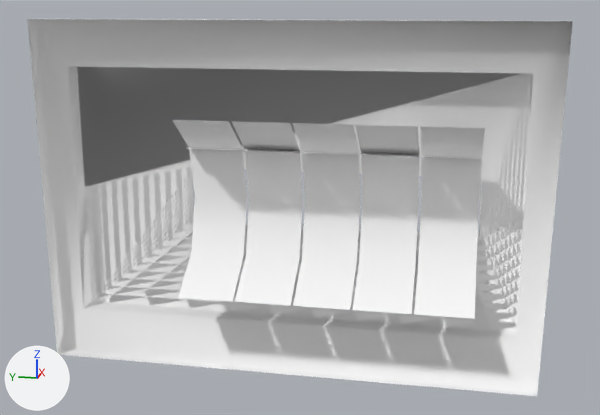
The Blender file dev/blender/instruments/hobbs-fg1000.blend as it was, and as the next commit left it.
Rendered twice from a 50 mm lens placed at (-0.4295, 0.2904, 0.0673), pointed at (-0.3593, 0.3045, 0.0498). Lighting does not change. The marker at lower left points along +X, +Y and +Z. The first picture is the older version.

Names of what the first picture shows: 'Base', 'Drum.0', 'Drum.1', 'Drum.2', 'Drum.3', 'Drum.4'.
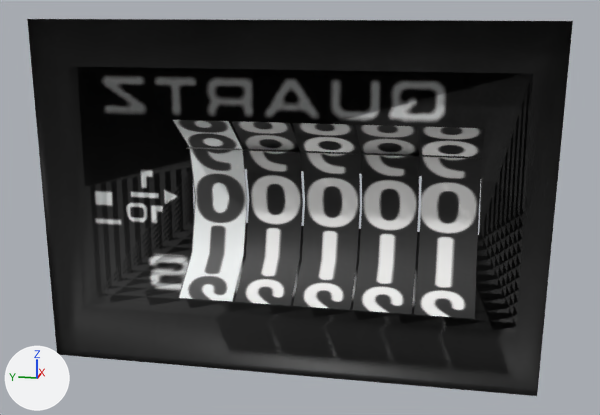
Scene script edits in JSON lines:
```json
{"op": "add", "block": "img_hobbs_png", "code": ["img_hobbs_png = load_image('hobbs.png', '../../../Models/Interior/Panel/Instruments/hobbs/hobbs.png', 512, 512, 'sRGB')"]}
{"op": "add", "block": "mat_hobbs", "code": ["mat_hobbs = principled_material('hobbs')", "mat_hobbs.texture = img_hobbs_png"]}
{"block": "me_base_001", "where": "me_base_001.from_pydata(...)  # 30 vertices, 18 faces, 1 loose edge; spans x 0.0..0.0032, y -0.0201..0.0264, z -0.0159..0.016"}
{"op": "remove", "block": "me_base_001", "code": "me_base_001.materials.append(mat_defaultwhite_001)  # white #ffffff"}
{"op": "add", "block": "me_base_001", "code": "me_base_001.materials.append(mat_hobbs)  # picture img_hobbs_png"}
{"block": "me_drum_009", "where": "me_drum_009.from_pydata(...)  # 12 vertices, 5 faces; spans x 0.0027..0.0088, y -0.0028..0.0028, z -0.0088..0.0088"}
{"op": "remove", "block": "me_drum_009", "code": "me_drum_009.materials.append(mat_defaultwhite_001)  # white #ffffff"}
{"op": "add", "block": "me_drum_009", "code": "me_drum_009.materials.append(mat_hobbs)  # picture img_hobbs_png"}
{"block": "me_drum_008", "where": "me_drum_008.from_pydata(...)  # 12 vertices, 5 faces; spans x 0.0027..0.0088, y -0.0028..0.0028, z -0.0088..0.0088"}
{"op": "remove", "block": "me_drum_008", "code": "me_drum_008.materials.append(mat_defaultwhite_001)  # white #ffffff"}
{"op": "add", "block": "me_drum_008", "code": "me_drum_008.materials.append(mat_hobbs)  # picture img_hobbs_png"}
{"block": "me_drum_007", "where": "me_drum_007.from_pydata(...)  # 12 vertices, 5 faces; spans x 0.0027..0.0088, y -0.0028..0.0028, z -0.0088..0.0088"}
{"op": "remove", "block": "me_drum_007", "code": "me_drum_007.materials.append(mat_defaultwhite_001)  # white #ffffff"}
{"op": "add", "block": "me_drum_007", "code": "me_drum_007.materials.append(mat_hobbs)  # picture img_hobbs_png"}
{"block": "me_drum_006", "where": "me_drum_006.from_pydata(...)  # 12 vertices, 5 faces; spans x 0.0027..0.0088, y -0.0028..0.0028, z -0.0088..0.0088"}
{"op": "remove", "block": "me_drum_006", "code": "me_drum_006.materials.append(mat_defaultwhite_001)  # white #ffffff"}
{"op": "add", "block": "me_drum_006", "code": "me_drum_006.materials.append(mat_hobbs)  # picture img_hobbs_png"}
{"block": "me_drum_005", "where": "me_drum_005.from_pydata(...)  # 12 vertices, 5 faces; spans x 0.0027..0.0088, y -0.0028..0.0028, z -0.0088..0.0088"}
{"op": "remove", "block": "me_drum_005", "code": "me_drum_005.materials.append(mat_defaultwhite_001)  # white #ffffff"}
{"op": "add", "block": "me_drum_005", "code": "me_drum_005.materials.append(mat_hobbs)  # picture img_hobbs_png"}
```

Location of each change, (x1, y1, x2, y2) in pixels of the pictures (600 x 415 px):
```json
{"object": "Base", "change": "recoloured", "before": [27, 19, 573, 396], "after": [27, 19, 573, 396], "on screen": "white to black"}
{"object": "Drum.4", "change": "recoloured", "before": [414, 127, 485, 319], "after": [414, 127, 485, 319], "on screen": "white to grey"}
{"object": "Drum.3", "change": "recoloured", "before": [352, 125, 420, 314], "after": [352, 125, 420, 314], "on screen": "white to grey"}
{"object": "Drum.2", "change": "recoloured", "before": [293, 123, 360, 310], "after": [293, 123, 360, 310], "on screen": "white to grey"}
{"object": "Drum.1", "change": "recoloured", "before": [231, 121, 303, 306], "after": [231, 121, 303, 306], "on screen": "white to grey"}
{"object": "Drum.0", "change": "recoloured", "before": [172, 120, 247, 302], "after": [172, 120, 247, 302], "on screen": "white to grey"}
```
